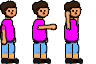
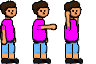
Layers edited between the first and the second (96, 64) image:
painted on "Group 1 copy 3" over (36, 26, 41, 30)
